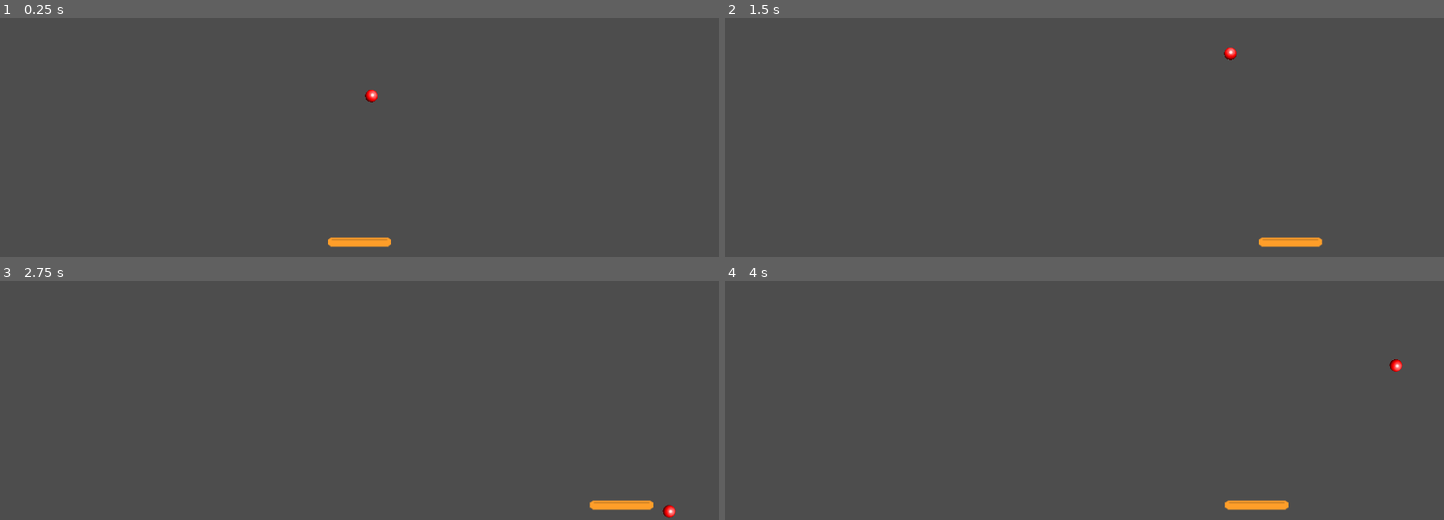
Above: before the commit, frames 1-4 (two rows, left to right).
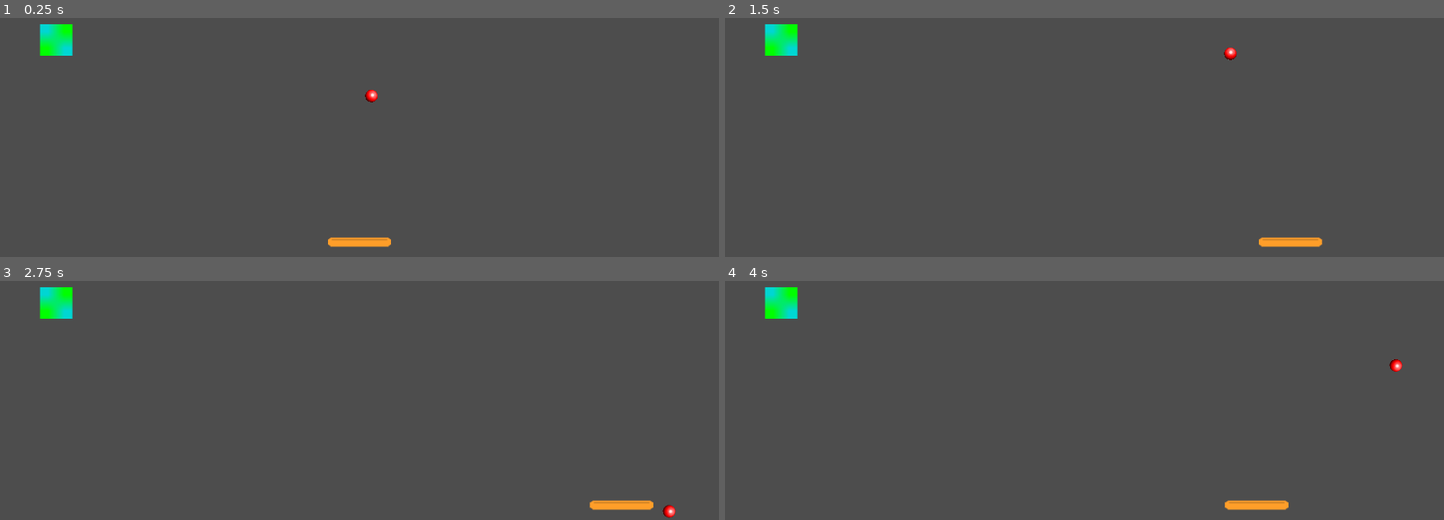
Above: after the commit, the same moments.

Repository: Archaoss/OneLastBrick
Game: Godot game, scene res://main.tscn
Two runs of this game, one before a commit and one after it. Both use one fixed random seed, a clock stepped at 60 frames per second and the inputs below.
Inputs:
- Up to frame 1 (0.25 s): no input
- Up to frame 2 (1.5 s): hold D (move_right) 0.53-1.28 s; hold A (move_left) from 1.28 s (still down)
- Up to frame 3 (2.75 s): release A (move_left) at 2.03 s; hold D (move_right) from 2.03 s (still down)
- Up to frame 4 (4 s): release D (move_right) at 3.53 s; hold A (move_left) from 3.53 s (still down)

The runs differ from the first frame. In frame 1, 0.6% of the frame differs, in the area x 5-11%, y 2-16%; in frame 2, 0.6%; in frame 3, 0.6%; in frame 4, 0.6%.

Commit message:
Dunno: programmatically defined walls or GUI

Diff:
--- a/src/main.tscn
+++ b/src/main.tscn
@@ -1,8 +1,9 @@
-[gd_scene load_steps=5 format=3 uid="uid://8mtskc3mfd6r"]
+[gd_scene load_steps=6 format=3 uid="uid://8mtskc3mfd6r"]
 
 [ext_resource type="Script" path="res://scripts/main.gd" id="1_lp3pw"]
 [ext_resource type="PackedScene" uid="uid://d2nqd86k3nlt8" path="res://scenes/ball.tscn" id="2_ub5lu"]
 [ext_resource type="PackedScene" uid="uid://cxirmragua7gr" path="res://scenes/paddle.tscn" id="3_oj06k"]
+[ext_resource type="Texture2D" uid="uid://cqkya6t7oqjxs" path="res://images/debug.png" id="5_fc1km"]
 [ext_resource type="PackedScene" uid="uid://ckc2iu2kubfp0" path="res://scenes/walls.tscn" id="5_gcfsb"]
 
 [node name="Main" type="Node"]
@@ -15,3 +16,8 @@
 position = Vector2(960, 1040)
 
 [node name="Walls" parent="." instance=ExtResource("5_gcfsb")]
+
+[node name="Sprite2D" type="Sprite2D" parent="."]
+position = Vector2(150, 500)
+scale = Vector2(42.75, 42.75)
+texture = ExtResource("5_fc1km")
--- a/src/project.godot
+++ b/src/project.godot
@@ -38,6 +38,6 @@
 }
 quit={
 "deadzone": 0.5,
-"events": [Object(InputEventKey,"resource_local_to_scene":fa …(66 unchanged characters)… se,"shift_pressed":false,"ctrl_pressed":false,"meta_pressed":false,"pressed":false,"keycode":0,"physical_keycode":88,"key_label":0,"unicode":120,"location":0,"echo":false,"script":null)
+"events": [Object(InputEventKey,"resource_local_to_scene":fa …(66 unchanged characters)… se,"shift_pressed":false,"ctrl_pressed":true,"meta_pressed":false,"pressed":false,"keycode":0,"physical_keycode":90,"key_label":0,"unicode":0,"location":0,"echo":false,"script":null)
 ]
 }
--- a/src/scenes/walls.tscn
+++ b/src/scenes/walls.tscn
@@ -1,14 +1,35 @@
-[gd_scene load_steps=4 format=3 uid="uid://ckc2iu2kubfp0"]
+[gd_scene load_steps=7 format=3 uid="uid://ckc2iu2kubfp0"]
 
 [ext_resource type="Script" path="res://scripts/walls.gd" id="1_ida5c"]
 
 [sub_resource type="PhysicsMaterial" id="PhysicsMaterial_24pvo"]
 
-[sub_resource type="WorldBoundaryShape2D" id="WorldBoundaryShape2D_sv8yh"]
+[sub_resource type="WorldBoundaryShape2D" id="WorldBoundaryShape2D_6eqqo"]
+normal = Vector2(1, 0)
+
+[sub_resource type="WorldBoundaryShape2D" id="WorldBoundaryShape2D_idje7"]
+normal = Vector2(-1, 0)
+distance = -1920.0
+
+[sub_resource type="WorldBoundaryShape2D" id="WorldBoundaryShape2D_qjl8w"]
+normal = Vector2(0, 1)
+
+[sub_resource type="WorldBoundaryShape2D" id="WorldBoundaryShape2D_4xqtg"]
+distance = -1080.0
 
 [node name="Walls" type="StaticBody2D"]
 physics_material_override = SubResource("PhysicsMaterial_24pvo")
 script = ExtResource("1_ida5c")
+corner_offset = 200
 
-[node name="Dummy" type="CollisionShape2D" parent="."]
-shape = SubResource("WorldBoundaryShape2D_sv8yh")
+[node name="Left" type="CollisionShape2D" parent="."]
+shape = SubResource("WorldBoundaryShape2D_6eqqo")
+
+[node name="Right" type="CollisionShape2D" parent="."]
+shape = SubResource("WorldBoundaryShape2D_idje7")
+
+[node name="Top" type="CollisionShape2D" parent="."]
+shape = SubResource("WorldBoundaryShape2D_qjl8w")
+
+[node name="Bottom" type="CollisionShape2D" parent="."]
+shape = SubResource("WorldBoundaryShape2D_4xqtg")
--- a/src/scripts/walls.gd
+++ b/src/scripts/walls.gd
@@ -3,81 +3,3 @@
 
 @onready var viewport_rect := get_viewport_rect()
 @export var corner_offset := 20 # px
-
-
-func _ready():
-	$Dummy.queue_free()
-	instantiate_walls()
-	instantiate_corners()
-
-
-func instantiate_walls() -> void:
-	var wall : CollisionShape2D
-
-	wall = CollisionShape2D.new()
-	wall.position = viewport_rect.position
-	wall.shape = WorldBoundaryShape2D.new()
-	wall.shape.normal = Vector2(1, 0)
-	add_child(wall)
-
-	wall = CollisionShape2D.new()
-	wall.position = viewport_rect.position
-	wall.shape = WorldBoundaryShape2D.new()
-	wall.shape.normal = Vector2(0, 1)
-	add_child(wall)
-
-	wall = CollisionShape2D.new()
-	wall.position = viewport_rect.size
-	wall.shape = WorldBoundaryShape2D.new()
-	wall.shape.normal = Vector2(-1, 0)
-	add_child(wall)
-
-	wall = CollisionShape2D.new()
-	wall.position = viewport_rect.size
-	wall.shape = WorldBoundaryShape2D.new()
-	wall.shape.normal = Vector2(0, -1)
-	add_child(wall)
-
-
-func instantiate_corners() -> void:
-	var p := viewport_rect.position
-	var s := viewport_rect.size
-	var o := corner_offset
-
-	var wall : CollisionShape2D
-
-  # bottom left
-	wall = CollisionShape2D.new()
-	wall.shape = WorldBoundaryShape2D.new()
-	wall.shape.normal = Vector2(1, 1)
-	wall.position = p + o * wall.shape.normal
-	print(wall.shape.normal)
-	print(wall.position)
-	add_child(wall)
-
-  # bottom right
-	wall = CollisionShape2D.new()
-	wall.shape = WorldBoundaryShape2D.new()
-	wall.shape.normal = Vector2(-1, 1)
-	wall.position = Vector2(s.x - o, o)
-	print(wall.shape.normal)
-	print(wall.position)
-	add_child(wall)
-
-	# top left
-	wall = CollisionShape2D.new()
-	wall.shape = WorldBoundaryShape2D.new()
-	wall.shape.normal = Vector2(1, -1)
-	wall.position = Vector2(o, s.y - o)
-	print(wall.shape.normal)
-	print(wall.position)
-	add_child(wall)
-
-	# top right
-	wall = CollisionShape2D.new()
-	wall.shape = WorldBoundaryShape2D.new()
-	wall.shape.normal = Vector2(-1, -1)
-	wall.position = s + o * wall.shape.normal
-	print(wall.shape.normal)
-	print(wall.position)
-	add_child(wall)
Binary file added: src/images/debug.png
Not shown, added: src/images/debug.png.import
